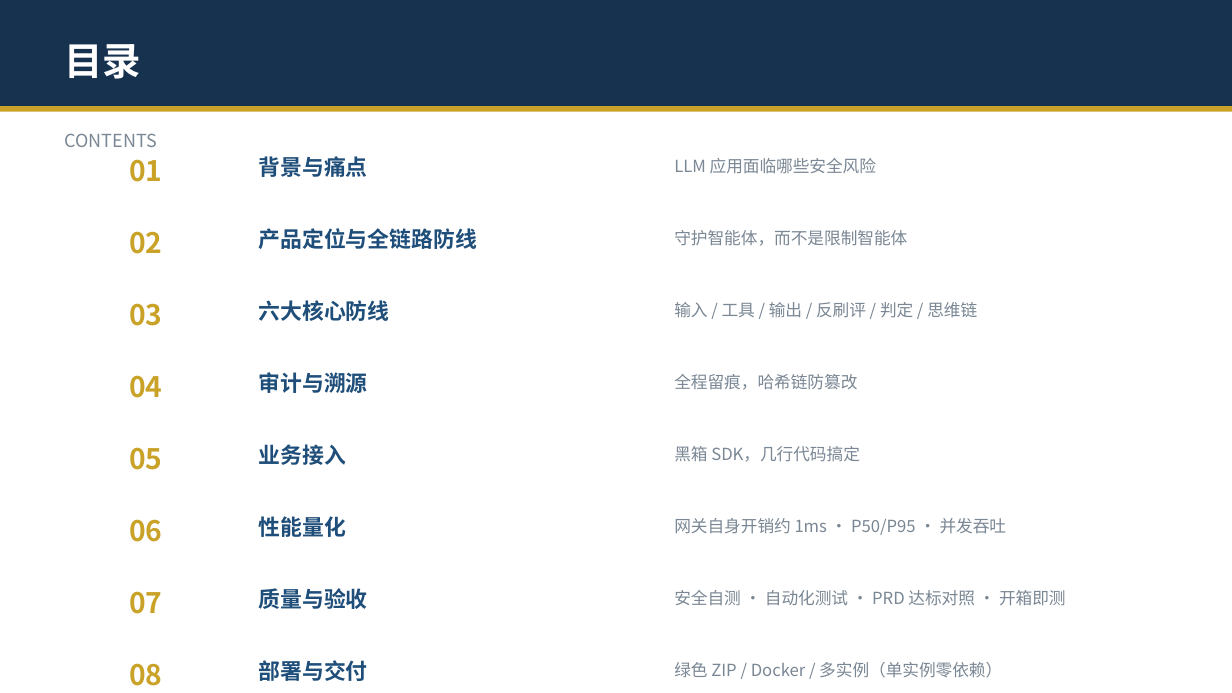
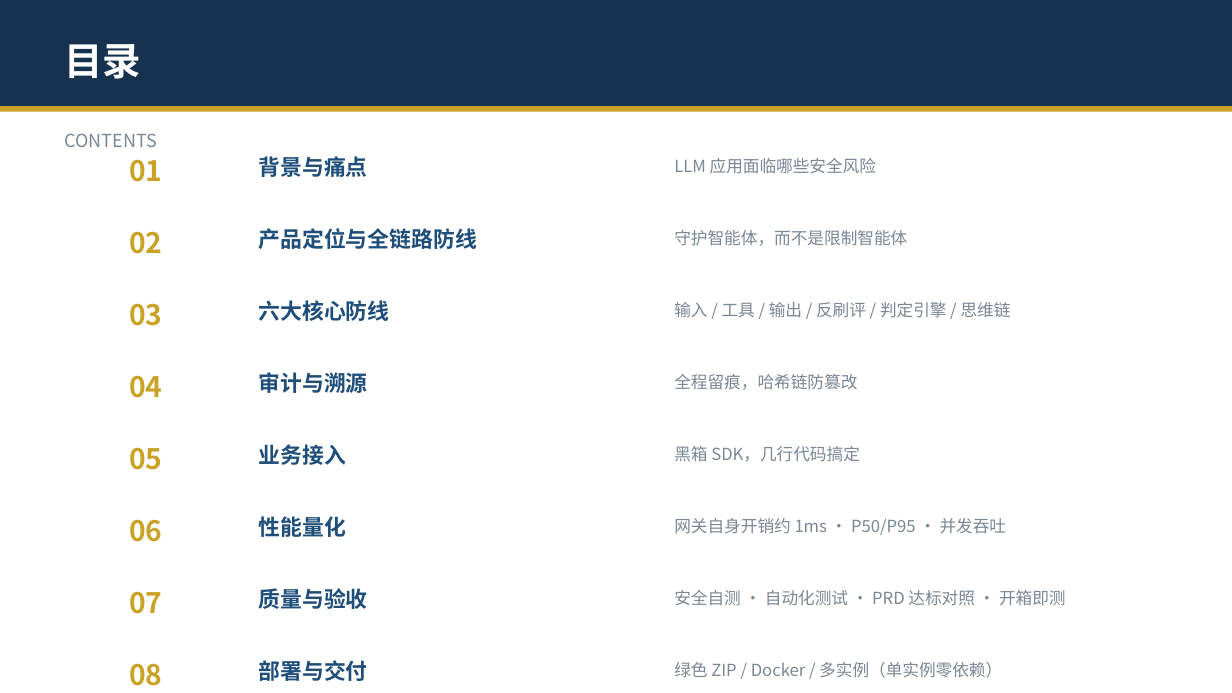
Before and after one commit to zhengyucheng-ktt/security-guard-agent, a slide deck: slide 2 of 安全交互守护智能体-演示.pptx. Drawn at 1232x693 pixels with LibreOffice and Linux fonts; fonts in the diff are those of the drawing. Boxes give left, top, right and bottom in pixels: in the first picture for what was removed or moved away, otherwise in the second. Text is boxed around its words. In the diff, an @@ line names an element or a change of style, - is before the commit and + after.

Commit message:
PPT修复'六大防线'自洽: 概览6格改为输入/工具/输出/反刷评/判定引擎/思维链(与03章节6页完全对应), 移除审计/提示注入独立格; 流程图增加思维链监控框+闭环文字修正

```diff
--- a/安全交互守护智能体-演示.pptx
+++ b/安全交互守护智能体-演示.pptx
@@ text at [674,302,1011,318]: text changed @@
-输入 / 工具 / 输出 / 反刷评 / 判定 / 思维链
+输入 / 工具 / 输出 / 反刷评 / 判定引擎 / 思维链
```
Also in this commit, not shown: 2 other slides changed, 1 other file.
